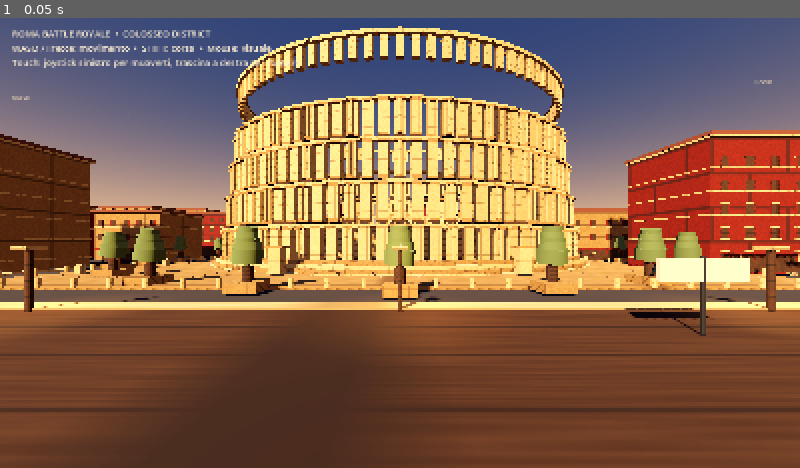
Above: before the commit, frame 1.
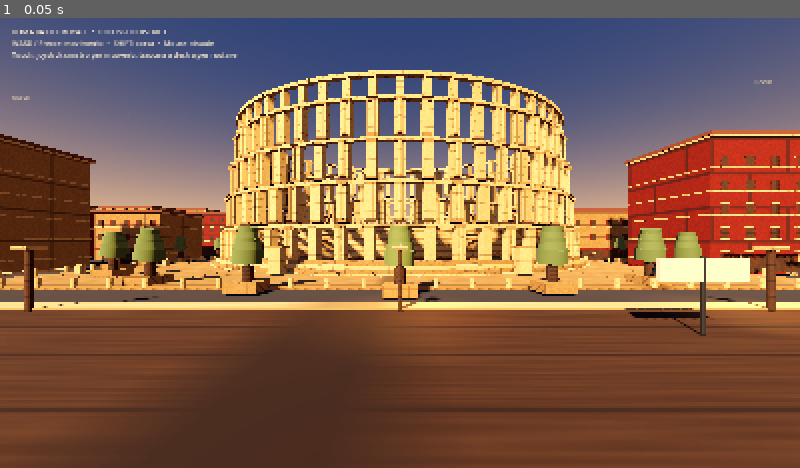
Above: after the commit, the same moment.

Repository: romabattleroyale/Roma-BRT
Game: Godot game, scene res://main.tscn
The game is run twice, just before and just after one commit, with the same random seed, the same clock (stepped at 60 frames per second) and the same inputs.
Inputs:
- Up to frame 1 (0.05 s): no input

The runs differ from the first frame. In frame 1, 14% of the frame differs, in the area x 0-73%, y 1-70%.

Commit message:
Correct the floating attic tier and improve Colosseum bay proportions and HUD framing

Diff:
--- a/quality_lab/main.gd
+++ b/quality_lab/main.gd
@@ -1,7 +1,7 @@
 extends Node3D
 
 # Isolated Colosseo quality lab. Procedural architectural study, not a replacement for the main map.
-const SEGMENTS := 96
+const SEGMENTS := 56
 const FLOORS := 4
 const RX := 32.0
 const RZ := 24.0
@@ -165,7 +165,7 @@
 			var tangent := Vector3(-sin(a), 0, cos(a))
 			var radial := Vector3(cos(a), 0, sin(a)).normalized()
 			var pier := _box(col, Vector3(0.92, 4.5, 1.35), p, trim, true)
-			if i % 3 == 0:
+			if i % 2 == 0:
 				_cylinder(col, 0.24, 4.1, p + radial * 0.78, trim, 12)
 				_cylinder(col, 0.38, 0.22, p + radial * 0.78 + Vector3(0, 2.08, 0), stone, 12)
 				_cylinder(col, 0.36, 0.20, p + radial * 0.78 - Vector3(0, 2.08, 0), stone, 12)
@@ -272,7 +272,7 @@
 	for x in range(-8, 9, 4):
 		_box(col, Vector3(2.2, 1.0, 12), Vector3(x, 0.55, 0), shadow_stone)
 	# upper attic story: alternating solid panels, pilasters and small square openings
-	var attic_y := 1.15 + FLOORS * 5.25 + 4.65
+	var attic_y := 1.15 + (FLOORS - 1) * 5.25 + 4.65
 	for i in range(SEGMENTS):
 		var a := TAU * float(i) / SEGMENTS
 		var radial := Vector3(cos(a), 0, sin(a)).normalized()
@@ -485,6 +485,6 @@
 	var label := Label.new()
 	label.text = "ROMA BATTLE ROYALE  •  COLOSSEO DISTRICT\nWASD / Frecce: movimento  •  SHIFT: corsa  •  Mouse: visuale\nTouch: joystick sinistro per muoverti, trascina a destra per ruotare"
 	label.position = Vector2(24, 18)
-	label.add_theme_font_size_override("font_size", 18)
+	label.add_theme_font_size_override("font_size", 14)
 	label.add_theme_color_override("font_color", Color("#fff0d3"))
 	layer.add_child(label)
